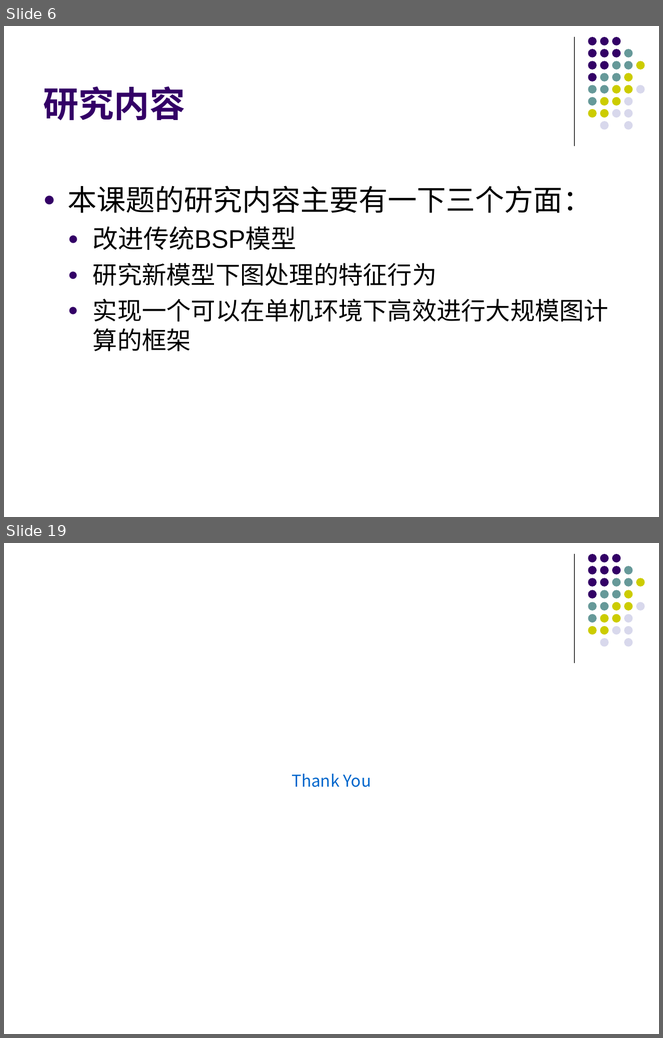
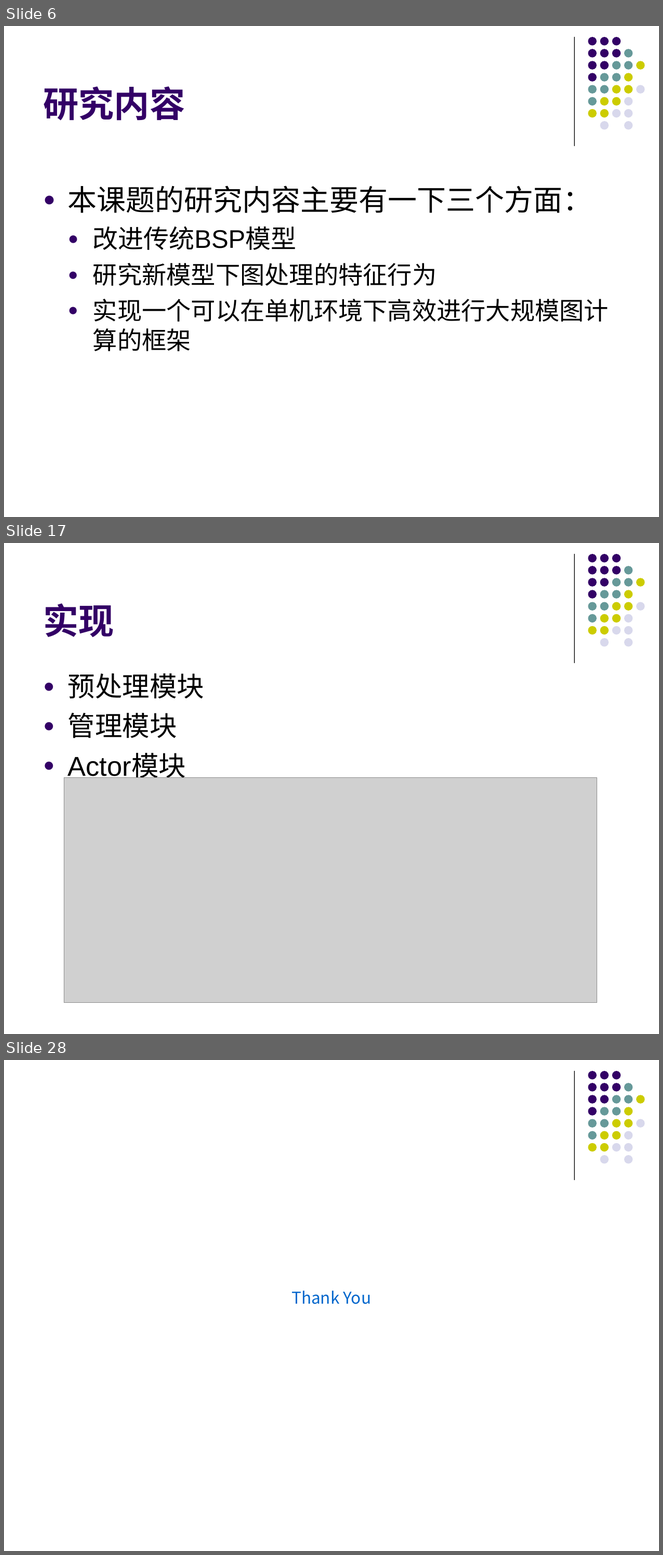
Before and after one commit to gitDangerSnake/dalunwen, a slide deck: graph.ppt. Shown one above the other, each under a label of ours: slides 6 and 19 before the commit, slides 6, 17 and 28 after it; the slides between them are not shown. The pictures are 663x1038 and 663x1555 pixels, drawn with LibreOffice and Linux fonts; fonts in the diff are those of the drawing; grey boxes stand for pictures. Boxes give left, top, right and bottom in pixels: in the first picture for what was removed or moved away, otherwise in the second. Text is boxed around its words. In the diff, an @@ line names an element or a change of style, - is before the commit and + after.

```diff
--- a/graph.ppt
+++ b/graph.ppt
@@ slide 17 added at <box>4,543,659,1034</box>, background #FFFFFF; not listed: 32 template elements that a slide beside it also shows @@
@@ title added at <box>43,603,114,637</box>, 39 pt, text #330066, bold @@
+实现
@@ text added at <box>68,674,204,782</box>, 30 pt, text #000000 @@
+● 预处理模块
+● 管理模块
+● Actor模块
@@ picture added at <box>64,778,597,1003</box> @@
@@ what was slide 19 is now slide 28 @@
```
Also in this commit, not shown: 5 slides changed, 17 other slides added, 9 slides removed, 10 other files.
